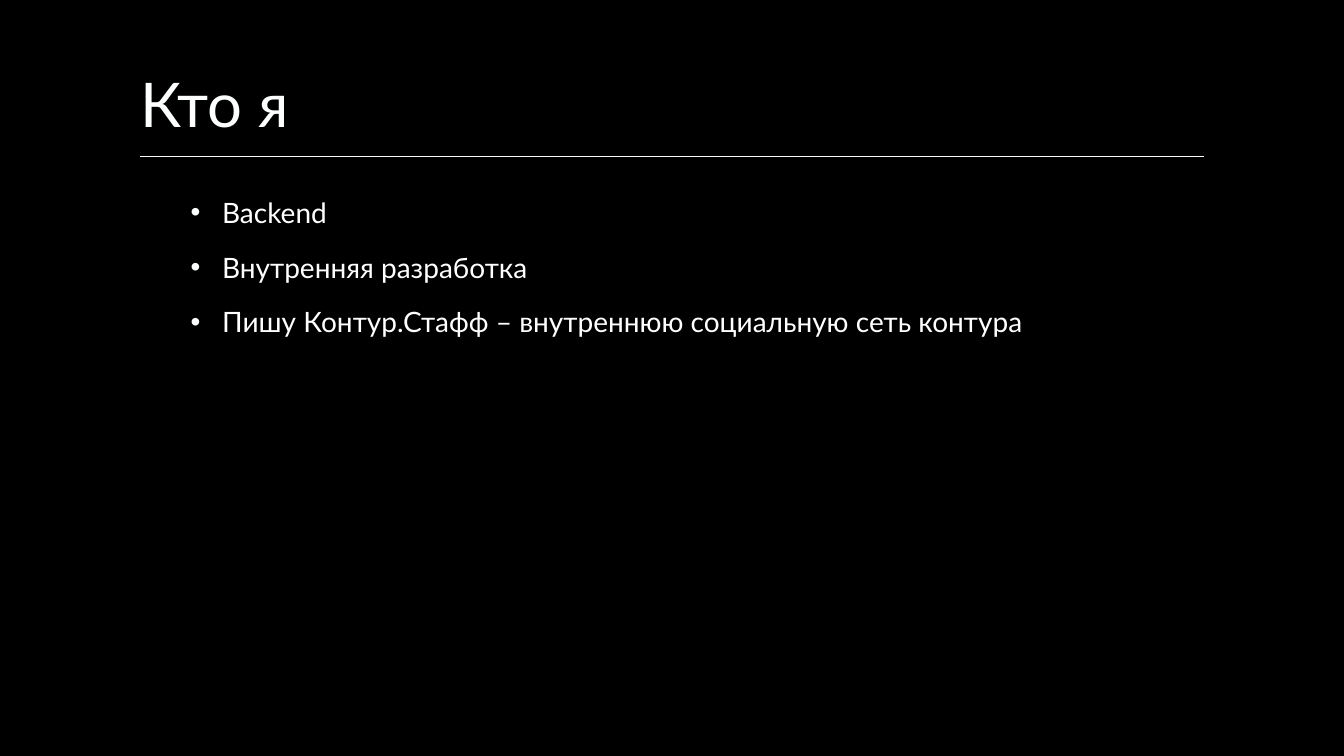
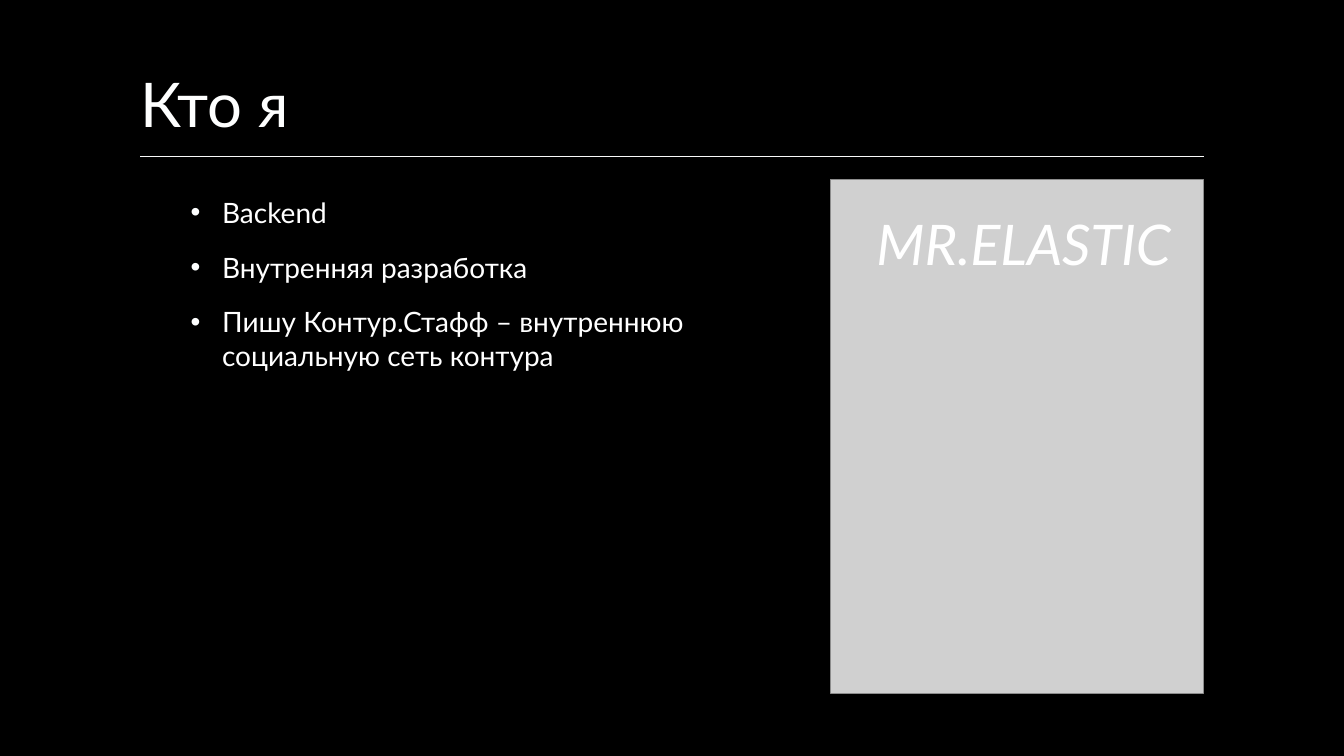
Before and after one commit to wingrime/presentations, a slide deck: slide 2 of ES 2019/v4.pptx. Drawn at 1344x756 pixels with LibreOffice and Linux fonts; fonts in the diff are those of the drawing; grey boxes stand for pictures. Boxes give left, top, right and bottom in pixels: in the first picture for what was removed or moved away, otherwise in the second. Text is boxed around its words. In the diff, an @@ line names an element or a change of style, - is before the commit and + after.

```diff
--- a/ES 2019/v4.pptx
+++ b/ES 2019/v4.pptx
@@ picture added at [831,179,1204,694] @@
@@ text "Backend" rewrapped from [222,202,1022,337] to [222,202,683,371] @@
@@ text added at [876,225,1170,265], 40 pt, text #FFFFFF, italic @@
+MR.ELASTIC
```
Also in this commit, not shown: 1 other slide changed, 1 other file.
